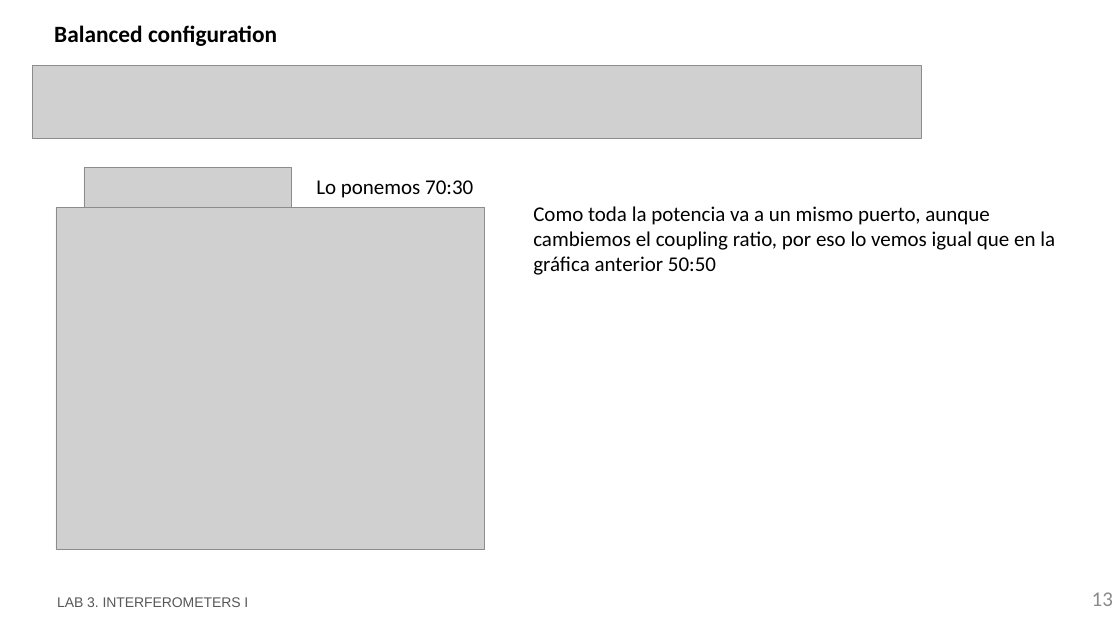
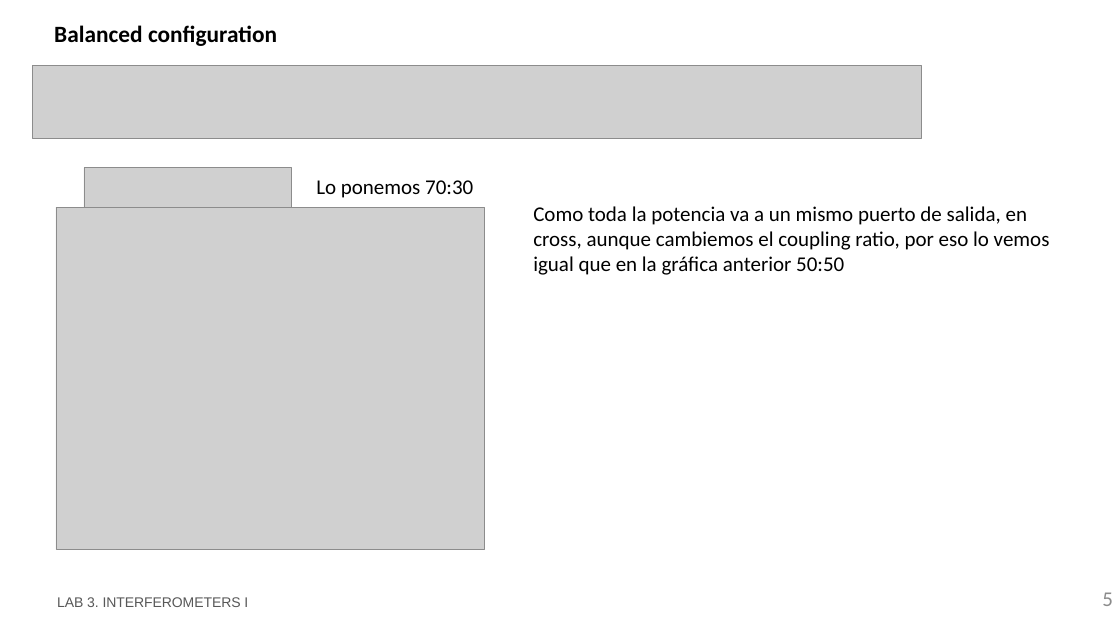
Before and after one commit to RobertoFernandezSevilla/pic-upv-lab3, a slide deck: slide 5 of LabBook_3.pptx (slide 13 before the commit). Drawn at 1120x630 pixels with LibreOffice and Linux fonts; fonts in the diff are those of the drawing; grey boxes stand for pictures; background and template pictures are left out. Boxes give left, top, right and bottom in pixels: in the first picture for what was removed or moved away, otherwise in the second. Text is boxed around its words. In the diff, an @@ line names an element or a change of style, - is before the commit and + after.

```diff
--- a/LabBook_3.pptx
+++ b/LabBook_3.pptx
@@ text at (x1=533, y1=206, x2=1050, y2=275): text changed @@
-Como toda la potencia va a un mismo puerto, aunque cambiemos el coupling ratio, por eso lo vemos igual que en la gráfica anterior 50:50
+Como toda la potencia va a un mismo puerto de salida, en cross, aunque cambiemos el coupling ratio, por eso lo vemos igual que en la gráfica anterior 50:50
@@ page number at (x1=1102, y1=592, x2=1113, y2=606): text changed @@
-13
+5
```
Also in this commit, not shown: 10 other slides changed, 4 slides added, 10 slides removed, 1 other file.
